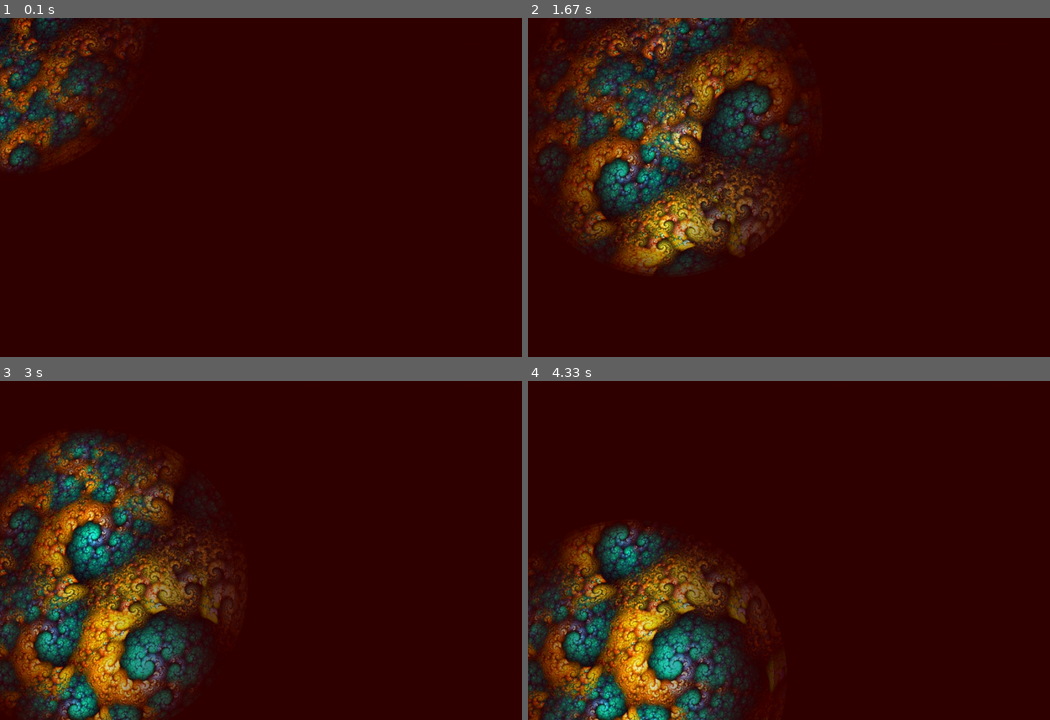
Above: before the commit, frames 1-4 (two rows, left to right).
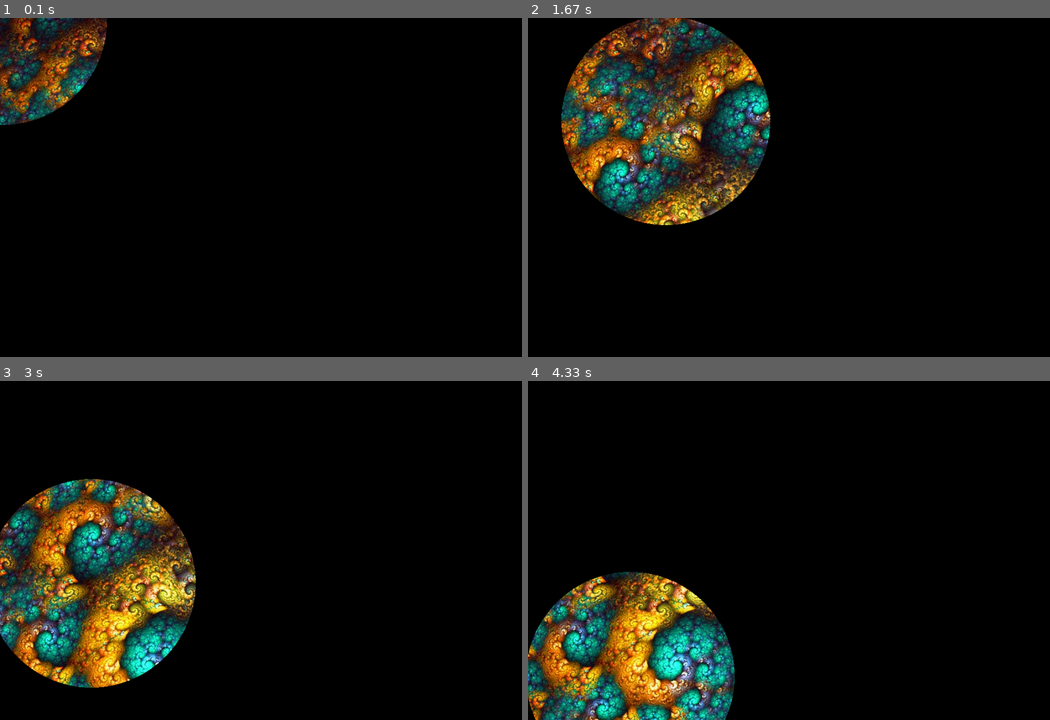
Above: after the commit, the same moments.

Repository: Mekire/pygame-samples
Game: pygame game, started from punch_a_hole/punch.py
The game is run twice, just before and just after one commit, with the same random seed, the same clock (stepped at 60 frames per second) and the same inputs.
Inputs (mouse positions are in pixels of both pictures, inside the frame that each line leads up to):
- Up to frame 1 (0.1 s): no input
- Up to frame 2 (1.67 s): click (789, 187) at 0.38 s; click (841, 262) at 0.72 s; click (982, 306) at 1.05 s; click (663, 119) at 1.38 s
- Up to frame 3 (3 s): click (261, 591) at 1.72 s; click (187, 479) at 2.05 s; click (443, 638) at 2.38 s; click (88, 584) at 2.72 s
- Up to frame 4 (4.33 s): click (637, 486) at 3.05 s; click (663, 611) at 3.38 s; click (976, 628) at 3.72 s; click (632, 675) at 4.05 s

The runs differ from the first frame. In frame 1, 96% of the frame differs, in the area x 0-100%, y 0-100%; in frame 2, 89%; in frame 3, 91%; in frame 4, 94%.

Commit message:
Cleaned up punch_a_hole.

Diff:
--- a/four_direction_movement/four_dir_obstacles.py
+++ b/four_direction_movement/four_dir_obstacles.py
@@ -132,7 +132,7 @@
         """Initialize standard attributes standardly."""
         self.screen = pg.display.get_surface()
         self.screen_rect = self.screen.get_rect()
-        self.clock  = pg.time.Clock()
+        self.clock = pg.time.Clock()
         self.fps = 60.0
         self.done = False
         self.keys = pg.key.get_pressed()
--- a/punch_a_hole/punch.py
+++ b/punch_a_hole/punch.py
@@ -1,77 +1,102 @@
-"""Demonstrates two different methods of punching a hole in a surface.
+"""
+Demonstrates two different methods of punching a hole in a surface.
 I then extend one of the methods in gradient_hole to show more complex effects.
-The hole will follow the mouse cursor."""
+The hole will follow the mouse cursor.  The three different methods are called
+in the update function; uncomment the one you would like to test, and comment
+out the other two.  Various comments also indicate parameters that you are
+encouraged to experiment with.
+
+-Written by Sean J. McKiernan 'Mekire'
+"""
+
+import os
+import sys
 import pygame as pg
-import sys,os
 
-class Control:
+
+class Control(object):
+    """A class to maintain sanity."""
     def __init__(self):
+        """This should look pretty familiar."""
+        self.screen = pg.display.get_surface()
+        self.screen_rect = self.screen.get_rect()
+        self.clock = pg.time.Clock()
+        self.fps = 60.0
         self.done = False
-        self.Clock = pg.time.Clock()
-        self.rect = pg.Rect((0,0,600,600))
+        self.keys = pg.key.get_pressed()
+        self.background = FRACTAL
+        self.ellipse_rect = pg.Rect((0,0,400,400))
 
     def event_loop(self):
-        keys = pg.key.get_pressed()
+        """We don't have much to do here in this one, but it is still essential
+        that this runs every frame."""
         for event in pg.event.get():
-            if event.type == pg.QUIT or keys[pg.K_ESCAPE]:
+            self.keys = pg.key.get_pressed()
+            if event.type == pg.QUIT or self.keys[pg.K_ESCAPE]:
                 self.done = True
 
-    def make_hole(self,Surf):
-        hole = pg.Surface((Surf.get_size())).convert()
+    def make_hole(self):
+        """This method uses convert() surfaces with a colorkey."""
+        hole = pg.Surface(self.screen_rect.size).convert()
         hole.set_colorkey((255,0,255))
         hole.fill((0,0,0)) #Experiment with changing this color.
-        pg.draw.ellipse(hole,(255,0,255), self.rect)
-##        hole.set_alpha(200)  #Uncomment and experiment with changing this value.
-        Surf.blit(hole,(0,0))
+        pg.draw.ellipse(hole,(255,0,255), self.ellipse_rect)
+##        hole.set_alpha(200) #Experiment with uncommenting/changing this value.
+        self.screen.blit(hole,(0,0))
 
-    def make_hole_alpha(self,Surf):
-        hole = pg.Surface((Surf.get_size())).convert_alpha()
+    def make_hole_alpha(self):
+        """This method uses convert_alpha() and has no need for color keys."""
+        hole = pg.Surface(self.screen_rect.size).convert_alpha()
         hole.fill((255,255,255,200)) #Experiment with changing this color
-        pg.draw.ellipse(hole,(0,0,0,0), self.rect)
-        Surf.blit(hole,(0,0))
+        pg.draw.ellipse(hole,(0,0,0,0), self.ellipse_rect)
+        self.screen.blit(hole,(0,0))
 
-    def gradient_hole(self,Surf):
-        hole = pg.Surface((Surf.get_size())).convert_alpha()
-        Color = pg.Color(50,0,0,255) #Experiment with changing this color
-        hole.fill(Color)
+    def gradient_hole(self):
+        """This method is a modification on the make_hole_alpha method.  It will
+        draw a series of ellipses that decrease in size according to step, and
+        decrease in alpha according to alpha_step.  This allows us to create
+        some fairly simple gradient style effects."""
+        hole = pg.Surface(self.screen_rect.size).convert_alpha()
+        color = pg.Color(50,0,0,255) #Experiment with changing this color
+        hole.fill(color)
+        step = (-50,-10) #Change ammount to shrink each rect by
+        alpha_step = 40 #Change amount to change transparency per step
+        tent_step_amount_x = self.ellipse_rect.width//abs(step[0])
+        tent_step_amount_y = self.ellipse_rect.height//abs(step[1])
+        number_of_steps = min(tent_step_amount_x,tent_step_amount_y)
+        shrink_rect = self.ellipse_rect.copy()
+        for i in range(number_of_steps):
+            color.a = max(color.a-alpha_step,0)
+            pg.draw.ellipse(hole,color,shrink_rect)
+            #Inflate should auto-adjust the rect's center,
+            #but in the case of a step of -1,-1 it fails.
+            shrink_rect.inflate_ip(step)
+            shrink_rect.center = self.ellipse_rect.center
+        self.screen.blit(hole,(0,0))
 
-        step = (-50,-10) #Change ammount to shrink each rect by
-        alpha_step = 20 #Change amount to change transparency per step
-        steps = min(self.rect.width//abs(step[0]),self.rect.height//abs(step[1]))
-        shrink_rect = self.rect.copy()
+    def update(self):
+        """Uncomment the version you want to test."""
+        self.ellipse_rect.center = pg.mouse.get_pos()
+        self.screen.blit(self.background,(0,0))
+        self.make_hole()
+##        self.make_hole_alpha()
+##        self.gradient_hole()
 
-        for i in range(steps):
-            if Color.a-alpha_step >= 0:
-                Color.a -= alpha_step
-            else:
-                Color.a = 0
-            pg.draw.ellipse(hole,Color,shrink_rect)
-            shrink_rect.inflate_ip(step)
-            #inflate should auto-adjust center, but in the case of a step of -1,-1 it fails.
-            shrink_rect.center = self.rect.center
-        Surf.blit(hole,(0,0))
-
-    def update(self,Surf):
-        """Uncomment the version you want to test."""
-        self.rect.center = pg.mouse.get_pos()
-        Surf.blit(FRACTAL,(0,0))
-##        self.make_hole(Surf)
-##        self.make_hole_alpha(Surf)
-        self.gradient_hole(Surf)
-
-    def main(self,Surf):
+    def main_loop(self):
+        """Spin me right round."""
         while not self.done:
             self.event_loop()
-            self.update(Surf)
+            self.update()
             pg.display.update()
-            self.Clock.tick(60)
+            self.clock.tick(self.fps)
+
 
 if __name__ == "__main__":
     os.environ['SDL_VIDEO_CENTERED'] = '1'
     pg.init()
-    SCREENSIZE = (1000,650)
-    SCREEN = pg.display.set_mode(SCREENSIZE)
+    pg.display.set_mode((1000,650))
     FRACTAL = pg.image.load("frac.jpg").convert()
-    RunIt = Control()
-    RunIt.main(SCREEN)
-    pg.quit();sys.exit()
+    run_it = Control()
+    run_it.main_loop()
+    pg.quit()
+    sys.exit()
